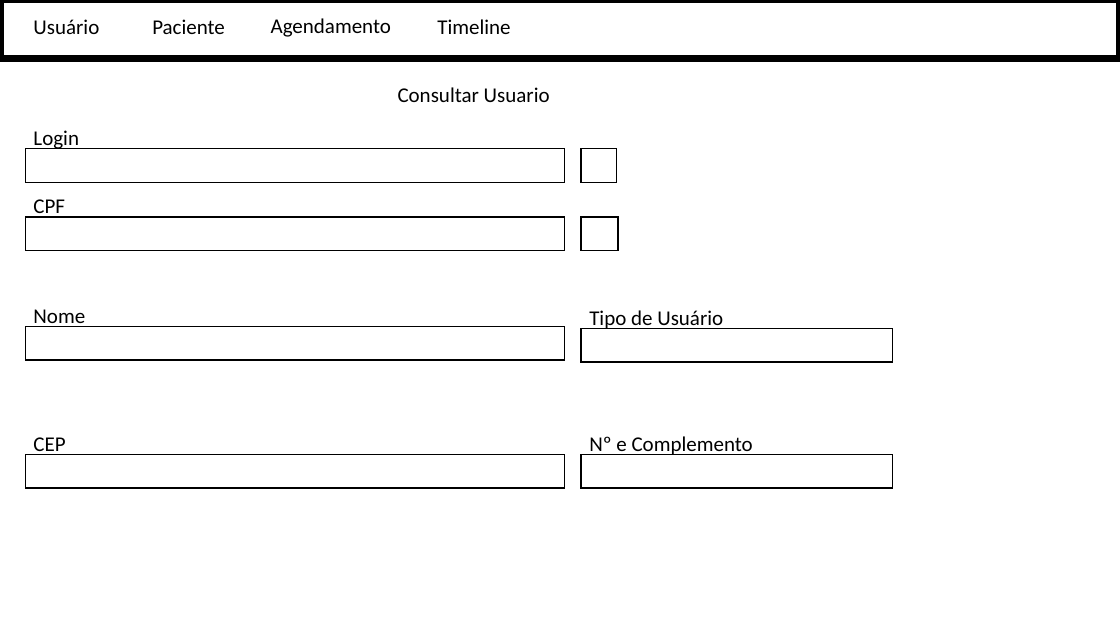
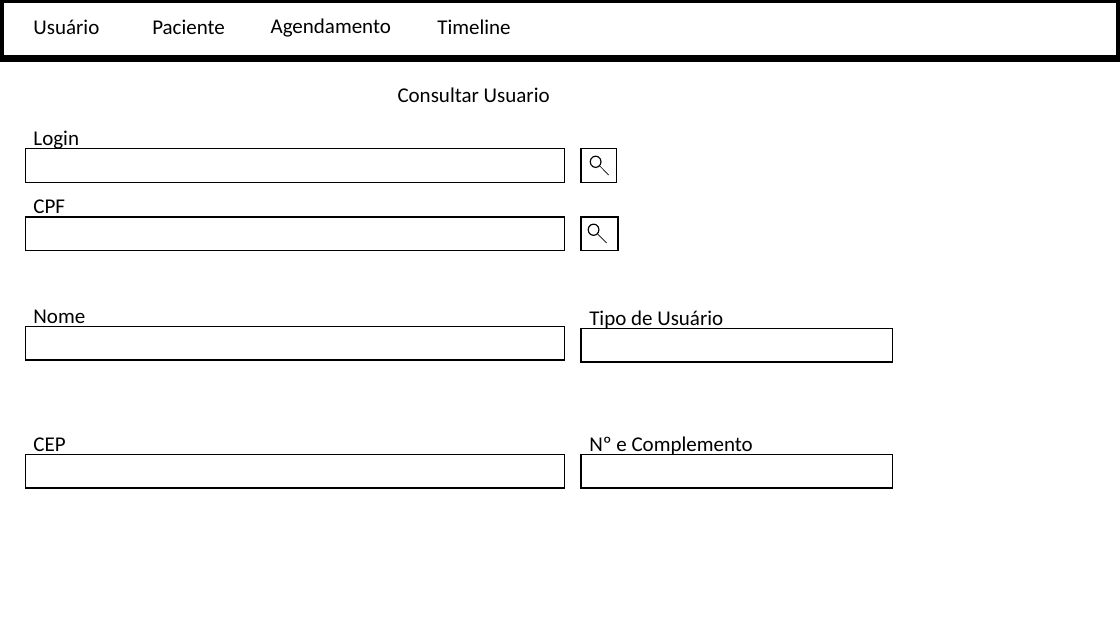
Before and after one commit to PedroHda/projetos1, a slide deck: slide 4 of telas.pptx. Drawn at 1120x630 pixels with LibreOffice and Linux fonts; fonts in the diff are those of the drawing. Boxes give left, top, right and bottom in pixels: in the first picture for what was removed or moved away, otherwise in the second. Text is boxed around its words. In the diff, an @@ line names an element or a change of style, - is before the commit and + after.

```diff
--- a/telas.pptx
+++ b/telas.pptx
@@ ellipse added at (x1=591, y1=156, x2=602, y2=167), fill #FFFFFF, outline #000000 1 pt @@
@@ line added from (600, 166) to (609, 175), #000000 0.5 pt @@
@@ ellipse added at (x1=588, y1=224, x2=599, y2=235), fill #FFFFFF, outline #000000 1 pt @@
@@ line added from (597, 234) to (607, 243), #000000 0.5 pt @@
```
Also in this commit, not shown: 2 other slides changed, 9 slides added.
